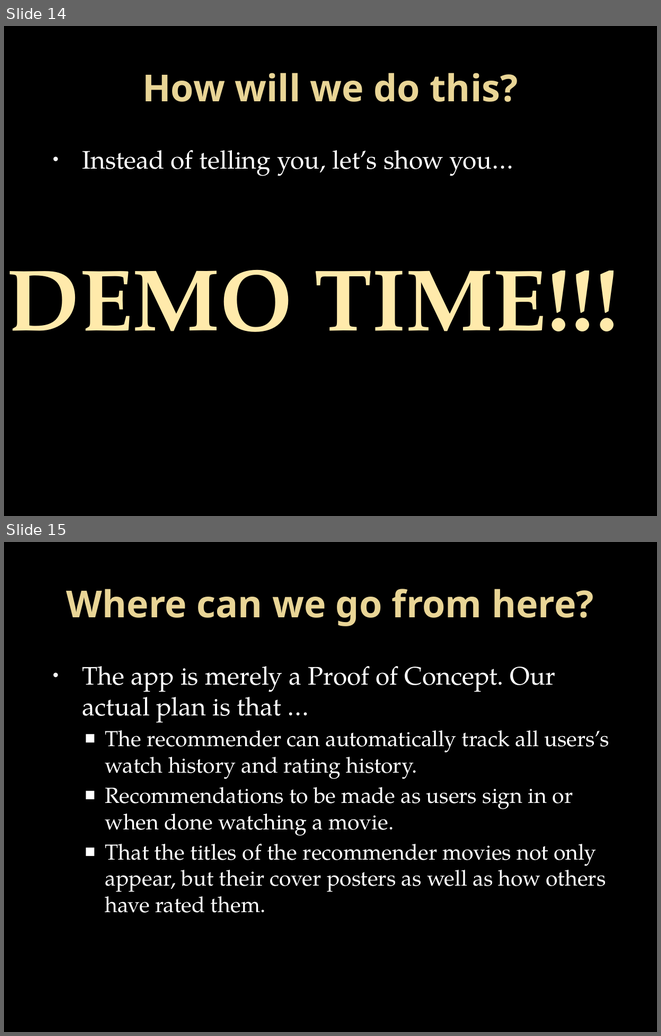
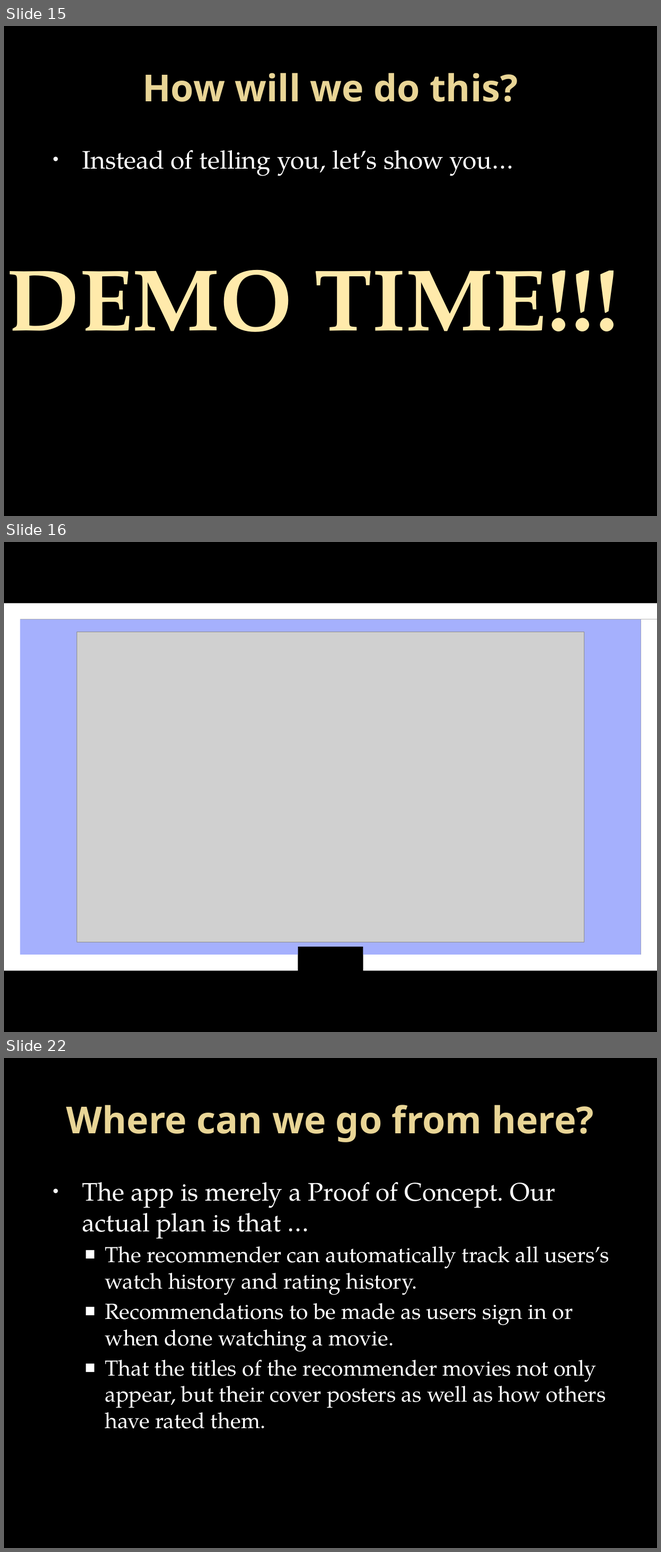
Before and after one commit to stanjaak123/Netflix-Recommender-using-Unsupervised-Machine-Learning-Clustering-, a slide deck: Presentation_slides.pptx. Shown one above the other, each under a label of ours: slides 14 and 15 before the commit, slides 15, 16 and 22 after it; the slides between them are not shown. The pictures are 661x1036 and 661x1552 pixels, drawn with LibreOffice and Linux fonts; fonts in the diff are those of the drawing; grey boxes stand for pictures; background and template pictures are left out. Boxes give left, top, right and bottom in pixels: in the first picture for what was removed or moved away, otherwise in the second. Text is boxed around its words. In the diff, an @@ line names an element or a change of style, - is before the commit and + after.

```diff
--- a/Presentation_slides.pptx
+++ b/Presentation_slides.pptx
@@ slide 16 added at [4, 542, 657, 1032], background picture (left out) @@
@@ freeform shape added at [4, 603, 657, 970], fill #FFFFFF @@
@@ freeform shape added at [4, 619, 641, 954], fill #A5B0FD @@
@@ picture added at [77, 632, 584, 942] @@
@@ freeform shape added at [298, 947, 363, 971], fill #000000 @@
@@ what was slide 14 is now slide 15 @@
@@ what was slide 15 is now slide 22 @@
```
Also in this commit, not shown: 6 other slides added, 54 other files.
